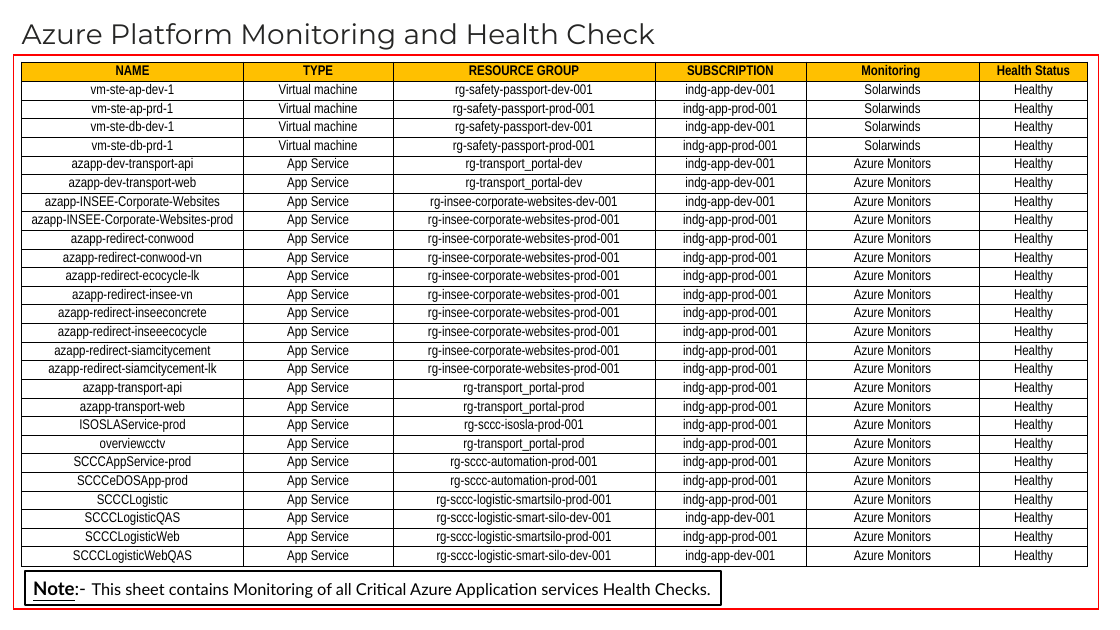
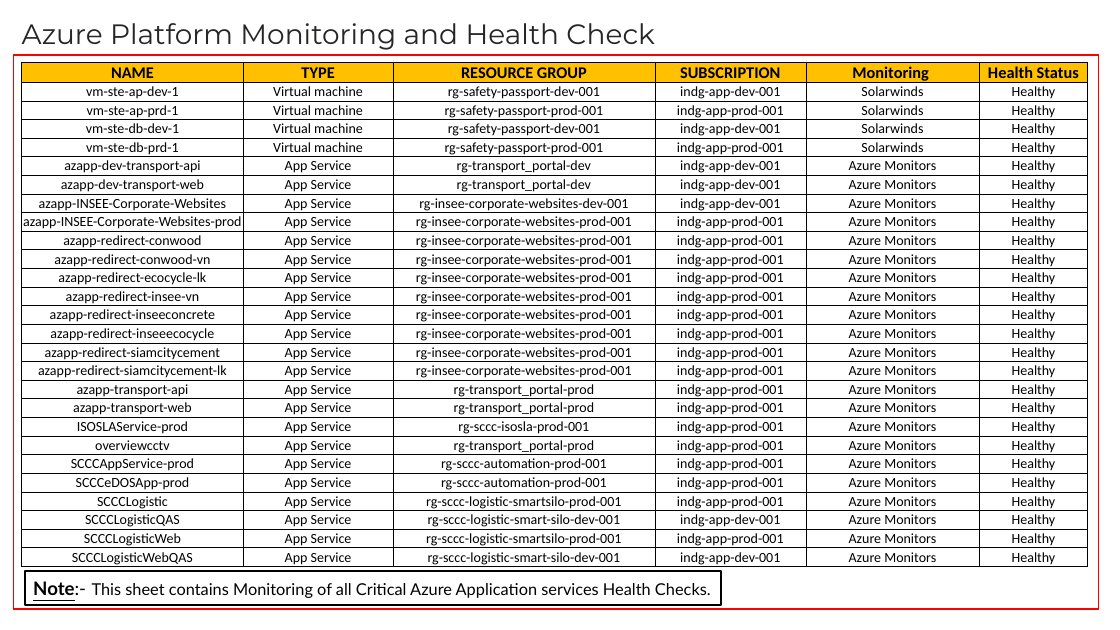
Before and after one commit to Ashu-tosh-Padhi/AshutoshPortfolio, a slide deck: slide 3 of OMEGA Azure(PaaS&SaaS) Module Meeting_03 Mar'26.pptx. Drawn at 1120x630 pixels with LibreOffice and Linux fonts; fonts in the diff are those of the drawing. Boxes give left, top, right and bottom in pixels: in the first picture for what was removed or moved away, otherwise in the second. Text is boxed around its words. In the diff, an @@ line names an element or a change of style, - is before the commit and + after.

```diff
--- a/OMEGA Azure(PaaS&SaaS) Module Meeting_03 Mar'26.pptx
+++ b/OMEGA Azure(PaaS&SaaS) Module Meeting_03 Mar'26.pptx
@@ table at <box>22,62,1088,569</box> @@
@@ size 12 to 14 pt in "NAME", "TYPE", "RESOURCE GROUP", "SUBSCRIPTION" and 2 more places @@
@@ font Arial Narrow to Calibri @@
```
Also in this commit, not shown: 13 other slides changed.
